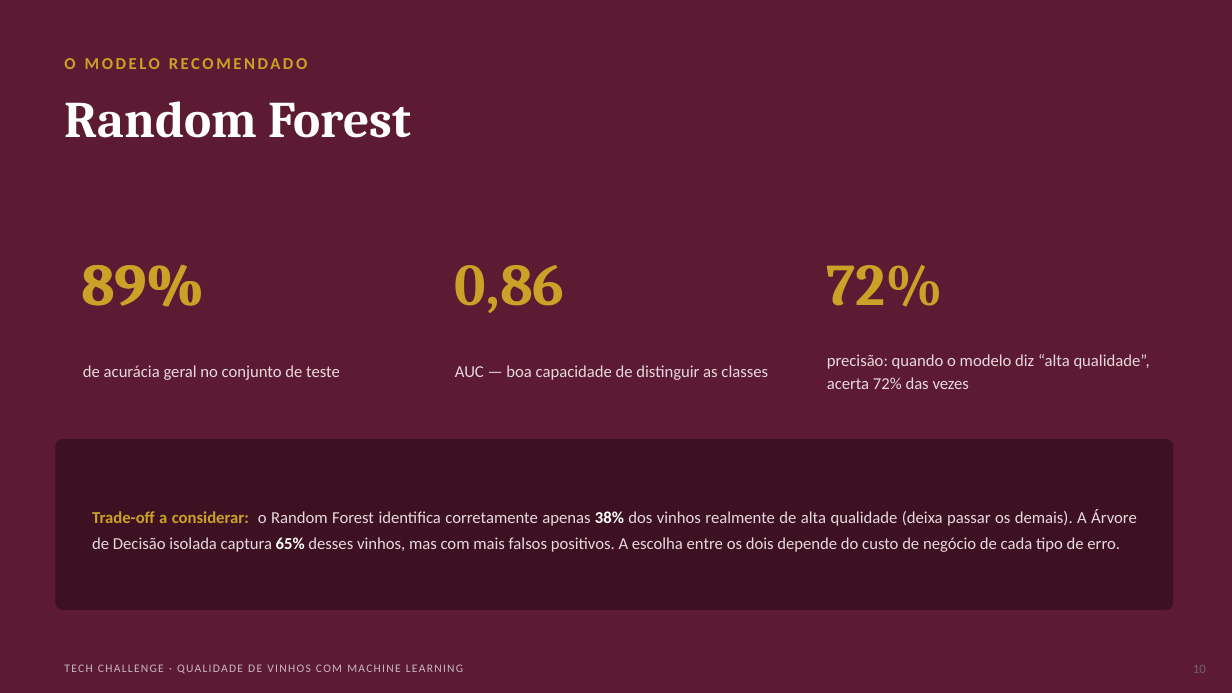
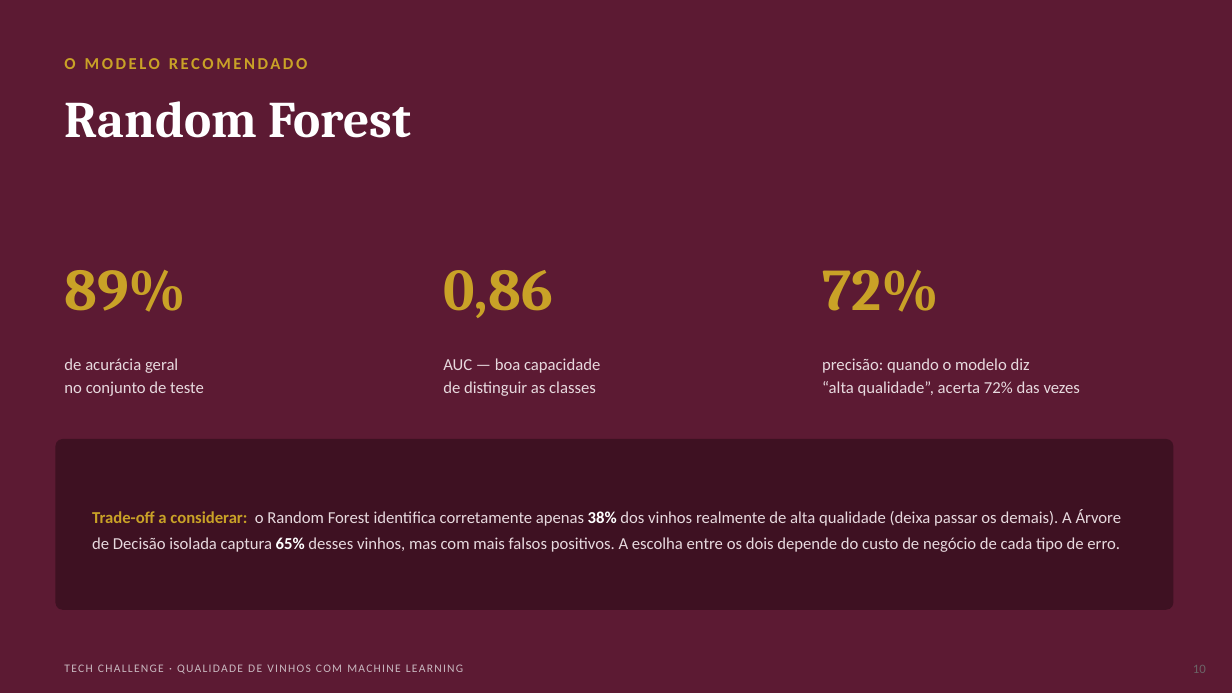
Before and after one commit to lguilherme09/Tech-Challenge-2-FIAP, a slide deck: slide 10 of PPT_Case2_Tech_Challenge.pptx. Drawn at 1232x693 pixels with LibreOffice and Linux fonts; fonts in the diff are those of the drawing. Boxes give left, top, right and bottom in pixels: in the first picture for what was removed or moved away, otherwise in the second. Text is boxed around its words. In the diff, an @@ line names an element or a change of style, - is before the commit and + after.

```diff
--- a/PPT_Case2_Tech_Challenge.pptx
+++ b/PPT_Case2_Tech_Challenge.pptx
@@ text "89%": place and size @@
-text "89%" at (81, 265, 203, 307)
+text "89%" at (64, 270, 186, 312)
@@ text removed at (72, 231, 414, 333) @@
-89%
@@ text "0,86": place and size @@
-text "0,86" at (455, 265, 565, 313)
+text "0,86" at (443, 270, 553, 318)
@@ text "72%": place and size @@
-text "72%" at (827, 265, 944, 307)
+text "72%" at (822, 270, 939, 312)
@@ text at (64, 358, 204, 396): text changed @@
-de acurácia geral no conjunto de teste
+de acurácia geral
+no conjunto de teste
@@ text at (443, 358, 600, 396): text changed @@
-AUC — boa capacidade de distinguir as classes
+AUC — boa capacidade
+de distinguir as classes
@@ text at (822, 358, 1080, 396): text changed @@
-precisão: quando o modelo diz “alta qualidade”, acerta 72% das vezes
+precisão: quando o modelo diz
+“alta qualidade”, acerta 72% das vezes
@@ text "Trade-off a considerar: o Random ..." at (92, 509, 1122, 552): alignment justified to left @@
```
Also in this commit, not shown: 12 other slides changed, 1 slide added, 23 other files.
